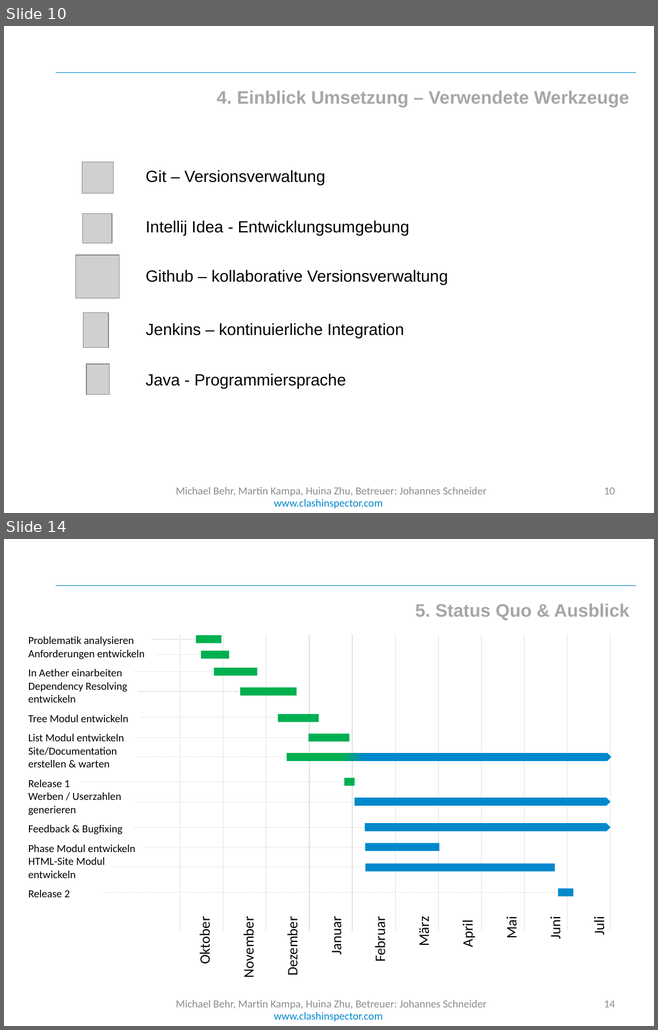
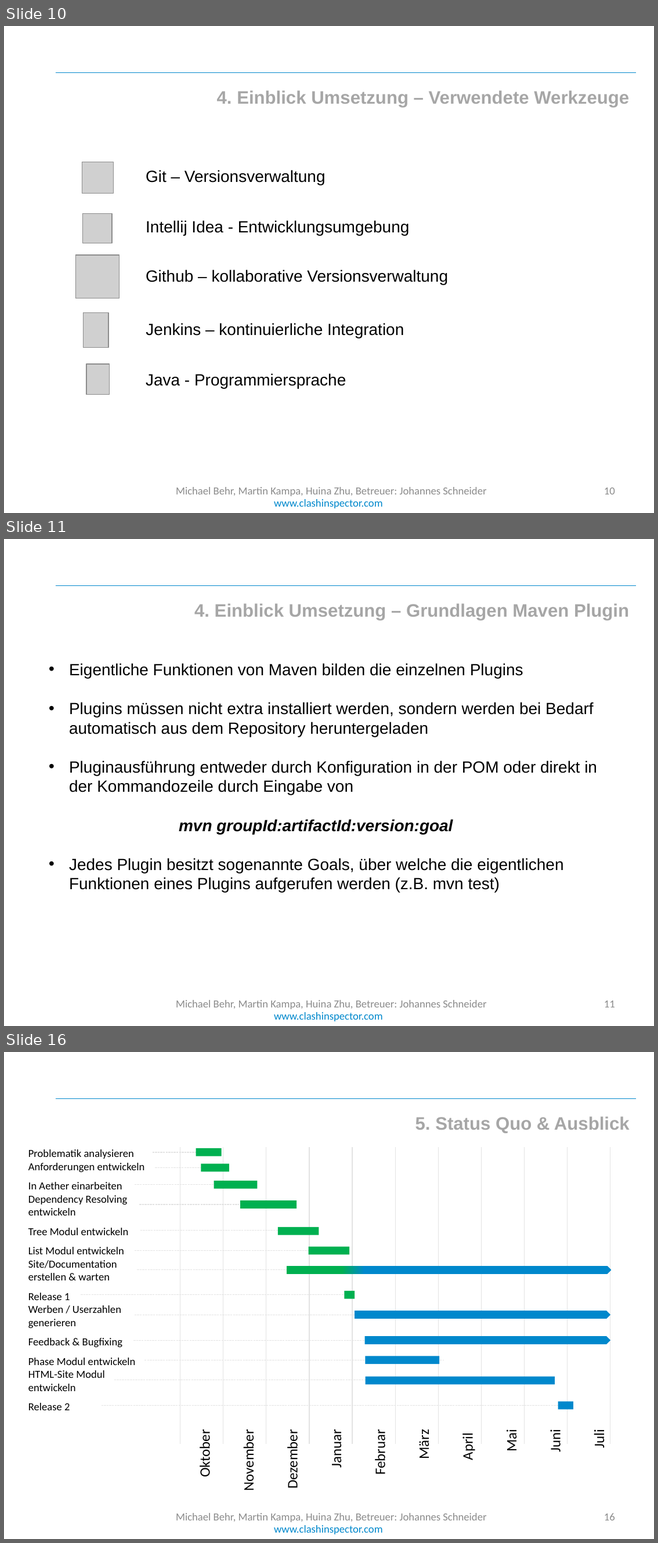
Before and after one commit to cedarsoft/clashinspector.com, a slide deck: presentation/Jahresprojekt Zwischenpräsentation.pptx. Shown one above the other, each under a label of ours: slides 10 and 14 before the commit, slides 10, 11 and 16 after it; the slides between them are not shown. The pictures are 658x1030 and 658x1543 pixels, drawn with LibreOffice and Linux fonts; fonts in the diff are those of the drawing; grey boxes stand for pictures; background and template pictures are left out. Boxes give left, top, right and bottom in pixels: in the first picture for what was removed or moved away, otherwise in the second. Text is boxed around its words. In the diff, an @@ line names an element or a change of style, - is before the commit and + after.

```diff
--- a/presentation/Jahresprojekt Zwischenpräsentation.pptx
+++ b/presentation/Jahresprojekt Zwischenpräsentation.pptx
@@ slide 11 added at [4,539,654,1026], background #FFFFFF; not listed: 2 template elements that a slide beside it also shows @@
@@ text added at [194,603,629,620], 20 pt, text #A6A6A6, bold @@
+4. Einblick Umsetzung – Grundlagen Maven Plugin
@@ text added at [69,663,597,893], 18 pt, text #000000 @@
+• Eigentliche Funktionen von Maven bilden die einzelnen Plugins
+• Plugins müssen nicht extra installiert werden, sondern werden bei Bedarf automatisch aus dem Repository heruntergeladen
+• Pluginausführung entweder durch Konfiguration in der POM oder direkt in der Kommandozeile durch Eingabe von
+mvn groupId:artifactId:version:goal
+• Jedes Plugin besitzt sogenannte Goals, über welche die eigentlichen Funktionen eines Plugins aufgerufen werden (z.B. mvn test)
@@ text added at [176,1000,486,1009], 12 pt, text #8C8C8C @@
+Michael Behr, Martin Kampa, Huina Zhu, Betreuer: Johannes Schneider
@@ page number added at [604,1001,615,1008], 12 pt, text #8C8C8C @@
+11
@@ what was slide 14 is now slide 16 @@
@@ page number at [604,1513,615,1521]: text changed @@
-14
+16
```
Also in this commit, not shown: 2 slides changed, 2 other slides added, 1 slide removed, 19 other files.
